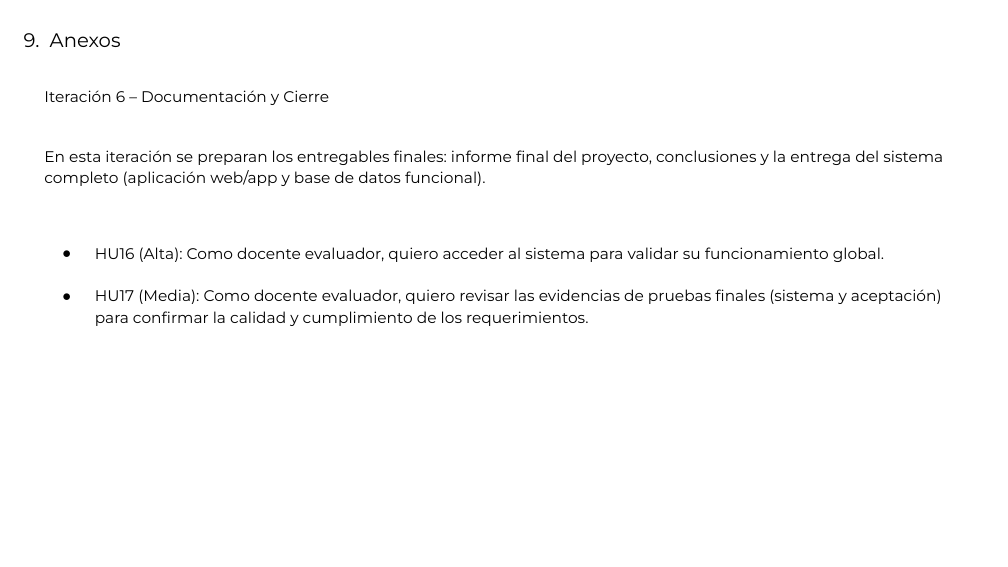
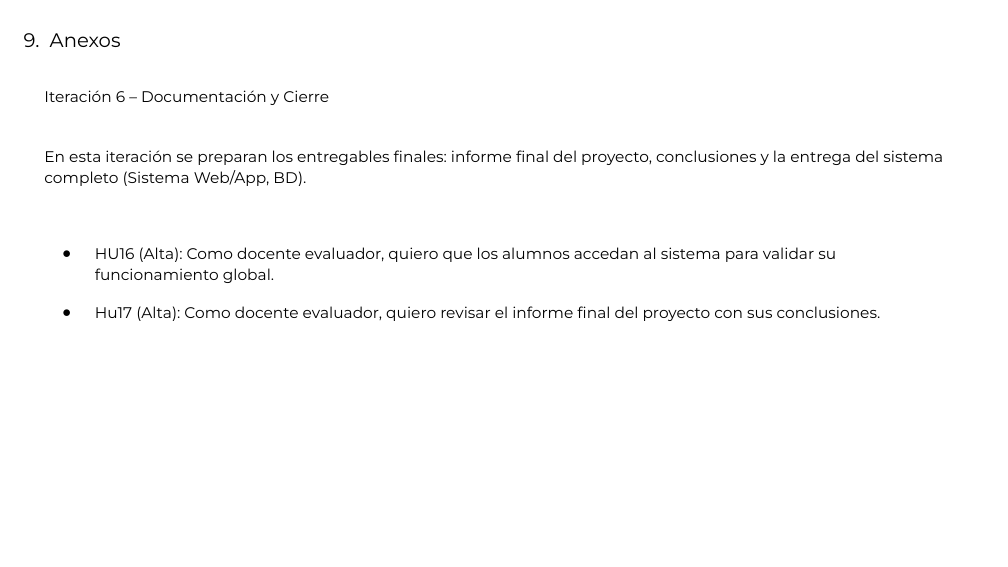
Before and after one commit to mauriciopinavalenzuela/CAPSTONE, a slide deck: slide 17 of DOCUMENTOS FASE1/evidencias grupales/Presentación_Proyecto.pptx. Drawn at 1008x567 pixels with LibreOffice and Linux fonts; fonts in the diff are those of the drawing. Boxes give left, top, right and bottom in pixels: in the first picture for what was removed or moved away, otherwise in the second. Text is boxed around its words. In the diff, an @@ line names an element or a change of style, - is before the commit and + after.

```diff
--- a/DOCUMENTOS FASE1/evidencias grupales/Presentación_Proyecto.pptx
+++ b/DOCUMENTOS FASE1/evidencias grupales/Presentación_Proyecto.pptx
@@ text at (44,150,943,321): text changed @@
-En esta iteración se preparan los entregables finales: informe final del proyecto, conclusiones y la entrega del sistema completo (aplicación web/app y base de datos funcional).
-● HU16 (Alta): Como docente evaluador, quiero acceder al sistema para validar su funcionamiento global.
-● HU17 (Media): Como docente evaluador, quiero revisar las evidencias de pruebas finales (sistema y aceptación) para confirmar la calidad y cumplimiento de los requerimientos.
+En esta iteración se preparan los entregables finales: informe final del proyecto, conclusiones y la entrega del sistema completo (Sistema Web/App, BD).
+● HU16 (Alta): Como docente evaluador, quiero que los alumnos accedan al sistema para validar su funcionamiento global.
+● Hu17 (Alta): Como docente evaluador, quiero revisar el informe final del proyecto con sus conclusiones.
```
Also in this commit, not shown: 1 other slide changed.
